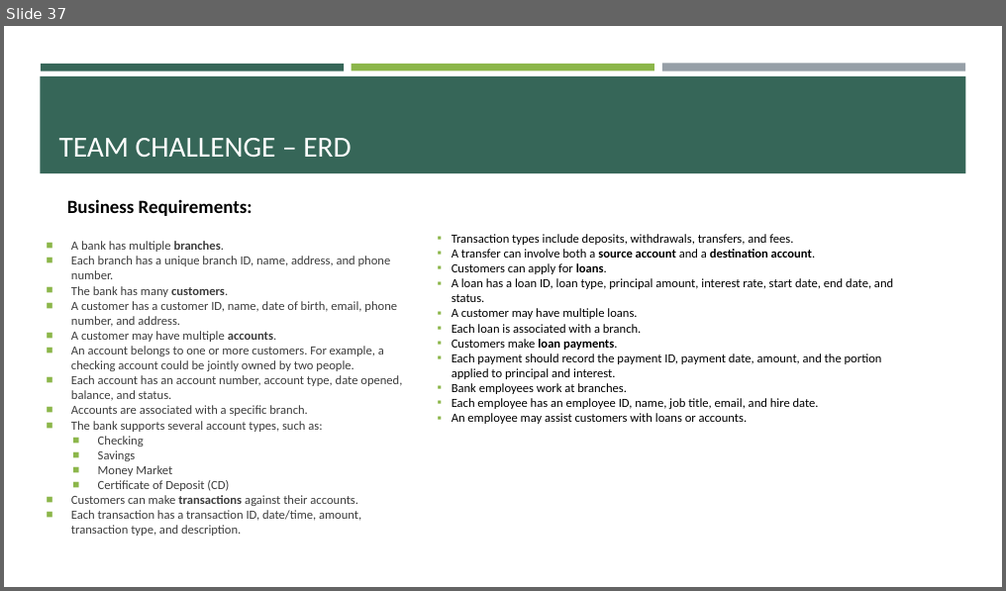
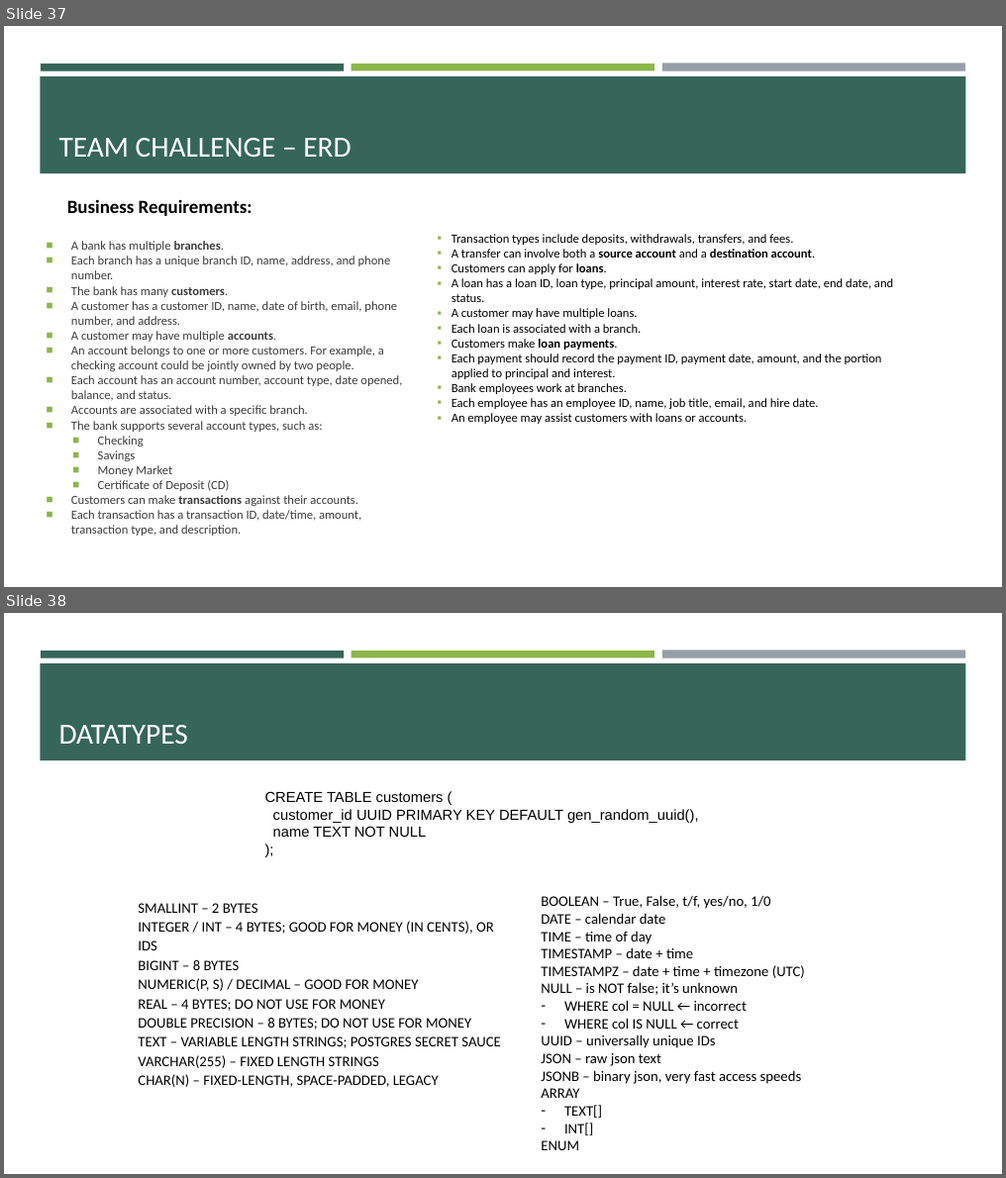
Before and after one commit to e-m-wilson/java-fs, a slide deck: Week_3/SQL_postgres.pptx. Shown one above the other, each under a label of ours: slide 37 before the commit, slides 37 and 38 after it. The pictures are 1006x591 and 1006x1178 pixels, drawn with LibreOffice and Linux fonts; fonts in the diff are those of the drawing. Boxes give left, top, right and bottom in pixels: in the first picture for what was removed or moved away, otherwise in the second. Text is boxed around its words. In the diff, an @@ line names an element or a change of style, - is before the commit and + after.

Commit message:
update

```diff
--- a/Week_3/SQL_postgres.pptx
+++ b/Week_3/SQL_postgres.pptx
@@ slide 38 added at (4,613,1002,1174), background #FFFFFF; not listed: 4 template elements that a slide beside it also shows @@
@@ title added at (59,725,188,744), 28 pt, text #FFFFFF @@
+DATATYPES
@@ text added at (265,791,699,837), 14 pt, text #000000 @@
+CREATE TABLE customers (
+customer_id UUID PRIMARY KEY DEFAULT gen_random_uuid(),
+name TEXT NOT NULL
+);
@@ text added at (138,903,500,1087), 14 pt, text #000000 @@
+SMALLINT – 2 BYTES
+INTEGER / INT – 4 BYTES; GOOD FOR MONEY (IN CENTS), OR IDS
+BIGINT – 8 BYTES
+NUMERIC(P, S) / DECIMAL – GOOD FOR MONEY
+REAL – 4 BYTES; DO NOT USE FOR MONEY
+DOUBLE PRECISION – 8 BYTES; DO NOT USE FOR MONEY
+TEXT – VARIABLE LENGTH STRINGS; POSTGRES SECRET SAUCE
+VARCHAR(255) – FIXED LENGTH STRINGS
+CHAR(N) – FIXED-LENGTH, SPACE-PADDED, LEGACY
@@ text added at (541,895,805,1151), 14 pt, text #000000 @@
+BOOLEAN – True, False, t/f, yes/no, 1/0
+DATE – calendar date
+TIME – time of day
+TIMESTAMP – date + time
+TIMESTAMPZ – date + time + timezone (UTC)
+NULL – is NOT false; it’s unknown
+– WHERE col = NULL ← incorrect
+– WHERE col IS NULL ← correct
+UUID – universally unique IDs
+JSON – raw json text
+JSONB – binary json, very fast access speeds
+ARRAY
+– TEXT[]
+– INT[]
+ENUM
```
Also in this commit, not shown: 20 other slides added.
